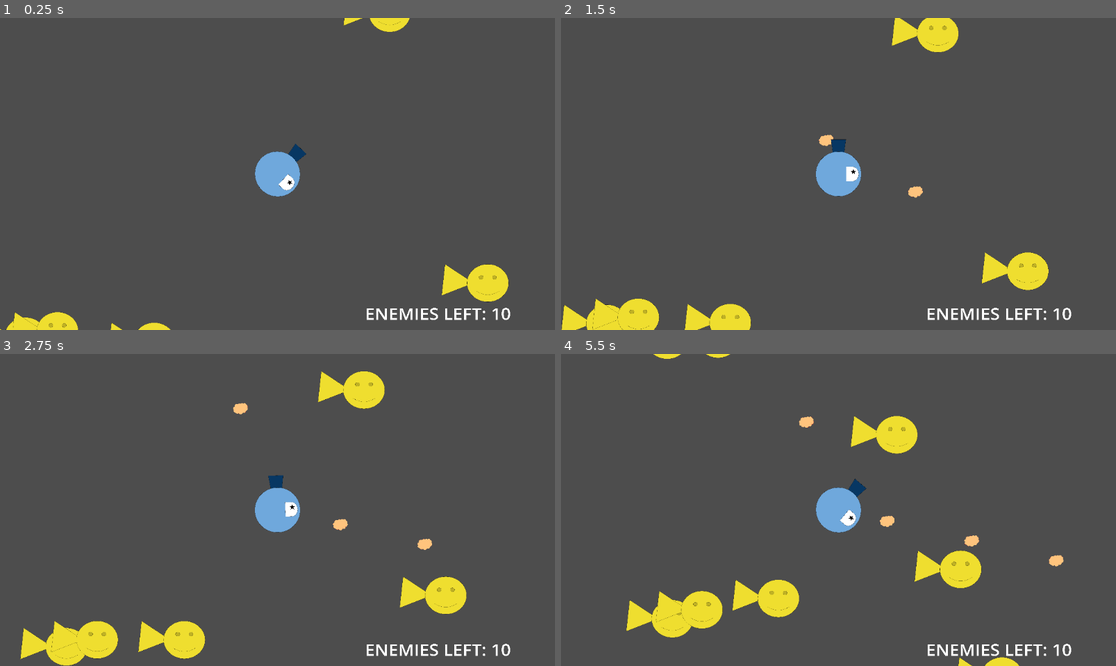
Above: before the commit, frames 1-4 (two rows, left to right).
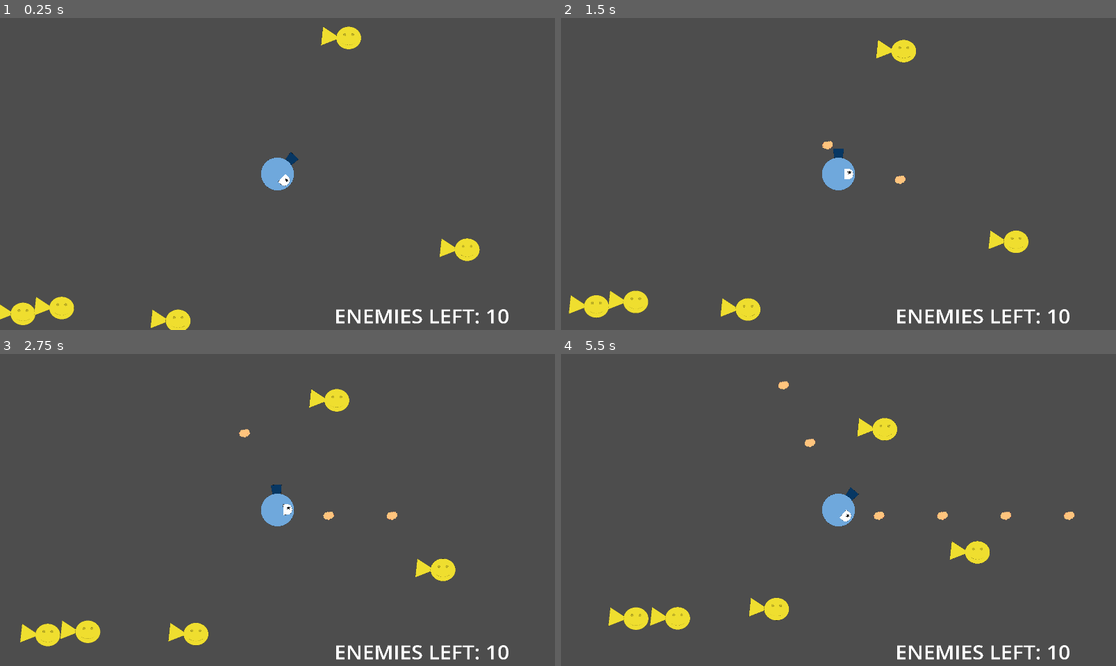
Above: after the commit, the same moments.

Repository: aeriab/Astroid-rage
Game: Godot game, scene res://scenes/game.tscn
Same seed, same stepped clock (60 frames per second), same inputs: the game is played once before the commit and once after it.
Inputs:
- Up to frame 1 (0.25 s): no input
- Up to frame 2 (1.5 s): tap Enter (ui_accept) at 0.5, 0.77 s; hold Right (ui_right) from 0.53 s (still down); tap Space (switch) at 0.6, 1.35 s
- Up to frame 3 (2.75 s): tap Enter (ui_accept) at 1.52 s; release Right (ui_right) at 2.03 s; hold Left (ui_left) from 2.03 s (still down); tap Space (switch) at 2.1 s
- Up to frame 4 (5.5 s): release Left (ui_left) at 2.78 s; hold Right (ui_right) 2.78-4.28 s; tap Space (switch) every 0.75 s from 2.85 to 5.1 s; tap Enter (ui_accept) at 3.02, 3.77, 4.52 s; hold Left (ui_left) 4.28-5.03 s; hold Right (ui_right) from 5.03 s (still down)

The runs differ from the first frame. In frame 1, 4.8% of the frame differs, in the area x 0-92%, y 0-100%; in frame 2, 6.5%; in frame 3, 6.5%; in frame 4, 6.3%.

Commit message:
Full screen
Changed sizes to full screen

Diff:
--- a/project.godot
+++ b/project.godot
@@ -19,6 +19,12 @@
 
 Global="*res://scripts/Global.gd"
 
+[display]
+
+window/size/viewport_width=1920
+window/size/viewport_height=1080
+window/size/mode=2
+
 [input]
 
 switch={
--- a/scenes/game.tscn
+++ b/scenes/game.tscn
@@ -64,6 +64,7 @@
 [sub_resource type="WorldBoundaryShape2D" id="WorldBoundaryShape2D_lp687"]
 
 [node name="Game" type="Node2D"]
+scale = Vector2(1.21821, 1.21821)
 
 [node name="BirdBod" type="StaticBody2D" parent="."]
 z_index = 1
@@ -132,12 +133,12 @@
 [node name="Texts" type="Node" parent="."]
 
 [node name="EnemyLabel" type="Label" parent="Texts"]
-offset_left = 908.0
-offset_top = 1333.0
-offset_right = 4725.0
-offset_bottom = 1955.0
+offset_left = 983.0
+offset_top = 2224.0
+offset_right = 6765.0
+offset_bottom = 3315.0
 scale = Vector2(0.452112, 0.42142)
-theme_override_font_sizes/font_size = 400
+theme_override_font_sizes/font_size = 800
 text = "ENEMIES LEFT: "
 script = ExtResource("5_wxsqs")
 
--- a/scripts/GoldyArea2D.gd
+++ b/scripts/GoldyArea2D.gd
@@ -14,8 +14,11 @@
 
 var innerBoundX = 1000
 var innerBoundY = 1000
-var outerBoundX = 3000
-var outerBoundY = 3000
+var outerBoundX = 5000
+var outerBoundY = 5000
+
+var targetX = 0
+var targetY = 0
 
 func _ready():
 	randomize()
@@ -29,13 +32,15 @@
 	if randi_range(0,1) == 1:
 		y = -y
 
+	targetX = randi_range(-2000,2000)
+	targetY = randi_range(-1800,-1800)
 
-	hypotenuse = sqrt((x * x) + (y * y))
+	hypotenuse = sqrt(((x-targetX) * (x-targetX)) + ((y - targetY) * (y-targetX)))
 
 	if y < 0:
-		theta = acos(x / hypotenuse)
+		theta = acos((x-targetX) / hypotenuse)
 	else:
-		theta = 2 * PI -  acos(x / hypotenuse)
+		theta = 2 * PI -  acos((x-targetX) / hypotenuse)
 
 	monitoring = true
 
